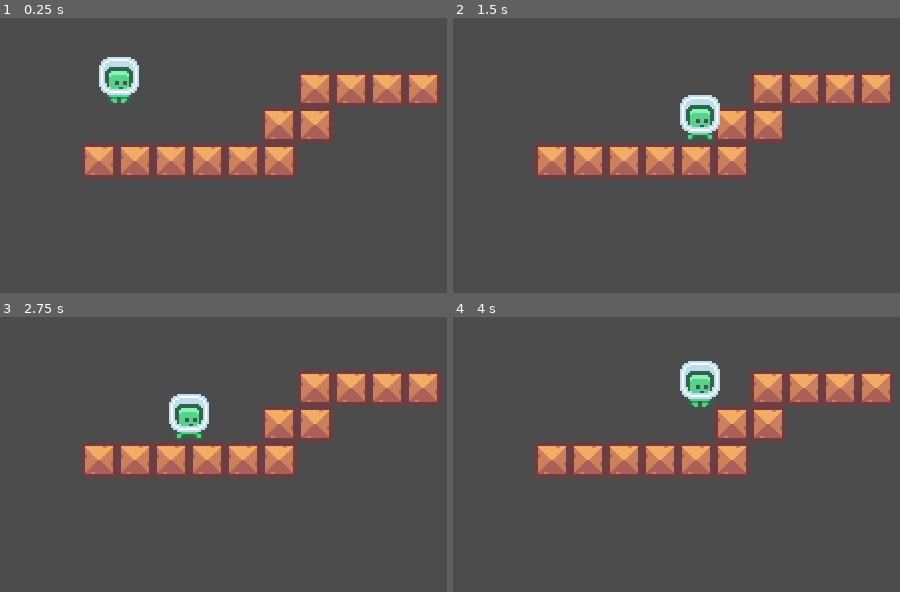
Above: before the commit, frames 1-4 (two rows, left to right).
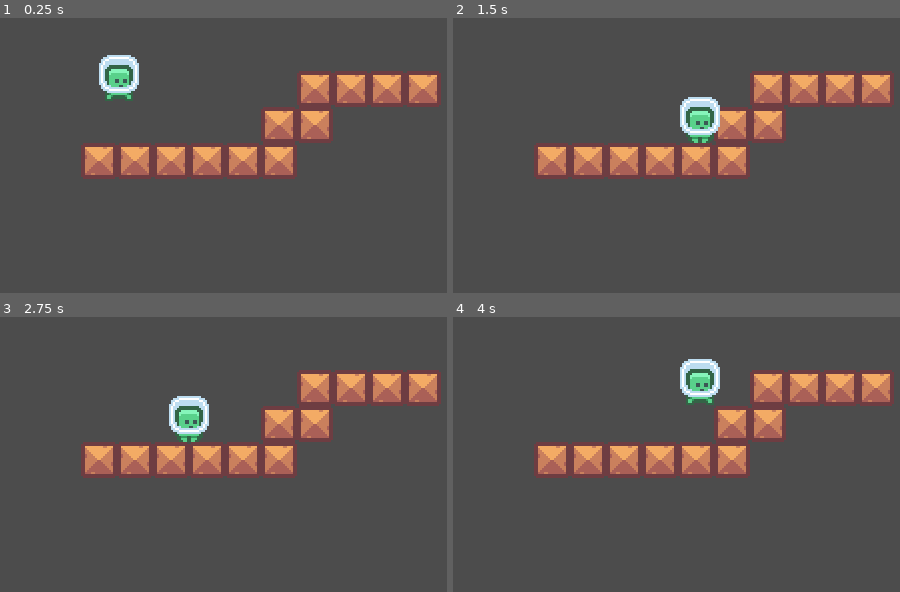
Above: after the commit, the same moments.

Repository: Kapioga/Pixel-Platformer-Tutorial
Game: Godot game, scene res://World.tscn
Same seed, same stepped clock (60 frames per second), same inputs: the game is played once before the commit and once after it.
Inputs:
- Up to frame 1 (0.25 s): no input
- Up to frame 2 (1.5 s): hold Right (ui_right) from 0.53 s (still down); tap Up (ui_up) at 0.77 s
- Up to frame 3 (2.75 s): tap Up (ui_up) at 1.52 s; release Right (ui_right) at 2.03 s; hold Left (ui_left) from 2.03 s (still down)
- Up to frame 4 (4 s): release Left (ui_left) at 2.78 s; hold Right (ui_right) from 2.78 s (still down); tap Up (ui_up) at 3.02, 3.77 s

The runs differ from the first frame. In frame 1, 0.7% of the frame differs, in the area x 22-32%, y 13-31%; in frame 2, 0.7%; in frame 3, 0.7%; in frame 4, 0.7%.

Commit message:
Adjusted jump force

Diff:
--- a/Player.gd
+++ b/Player.gd
@@ -35,6 +35,7 @@
 		if Input.is_action_just_pressed("ui_up"): #ensures that it jumps once
 			velocity.y= JUMP_FORCE
 	else:
+		$AnimatedSprite.animation = "Jump"
 		if Input.is_action_just_released("ui_up") and velocity.y < JUMP_RELEASE_FORCE:
 			velocity.y= -70
 
@@ -42,7 +43,14 @@
 		if velocity.y > 0 :
 			velocity.y += ADDITIONAL_FALL
 
+	#Detects what fram to play when landing
+	var was_in_air = is_on_floor()
 	velocity = move_and_slide(velocity, Vector2.UP) #Moves character and detects collisions/Gravity
+	var just_landed = is_on_floor() and not was_in_air
+
+	if just_landed: #Plays frame when landed
+		$AnimatedSprite.animation = "Run"
+		$AnimatedSprite.frame = 1
 
 #Gravity
 func apply_gravity():
--- a/Player.tscn
+++ b/Player.tscn
@@ -15,6 +15,10 @@
 atlas = ExtResource( 1 )
 region = Rect2( 0, 0, 24, 24 )
 
+[sub_resource type="AtlasTexture" id=6]
+atlas = ExtResource( 1 )
+region = Rect2( 24, 0, 24, 24 )
+
 [sub_resource type="SpriteFrames" id=2]
 animations = [ {
 "frames": [ SubResource( 1 ) ],
@@ -26,6 +30,11 @@
 "loop": true,
 "name": "Run",
 "speed": 5.0
+}, {
+"frames": [ SubResource( 6 ) ],
+"loop": true,
+"name": "Jump",
+"speed": 5.0
 } ]
 
 [sub_resource type="RectangleShape2D" id=3]
@@ -36,7 +45,7 @@
 
 [node name="AnimatedSprite" type="AnimatedSprite" parent="."]
 frames = SubResource( 2 )
-animation = "Run"
+animation = "Jump"
 playing = true
 flip_h = true
 
Not shown: 1 places in Player.tscn that only renumber resources
